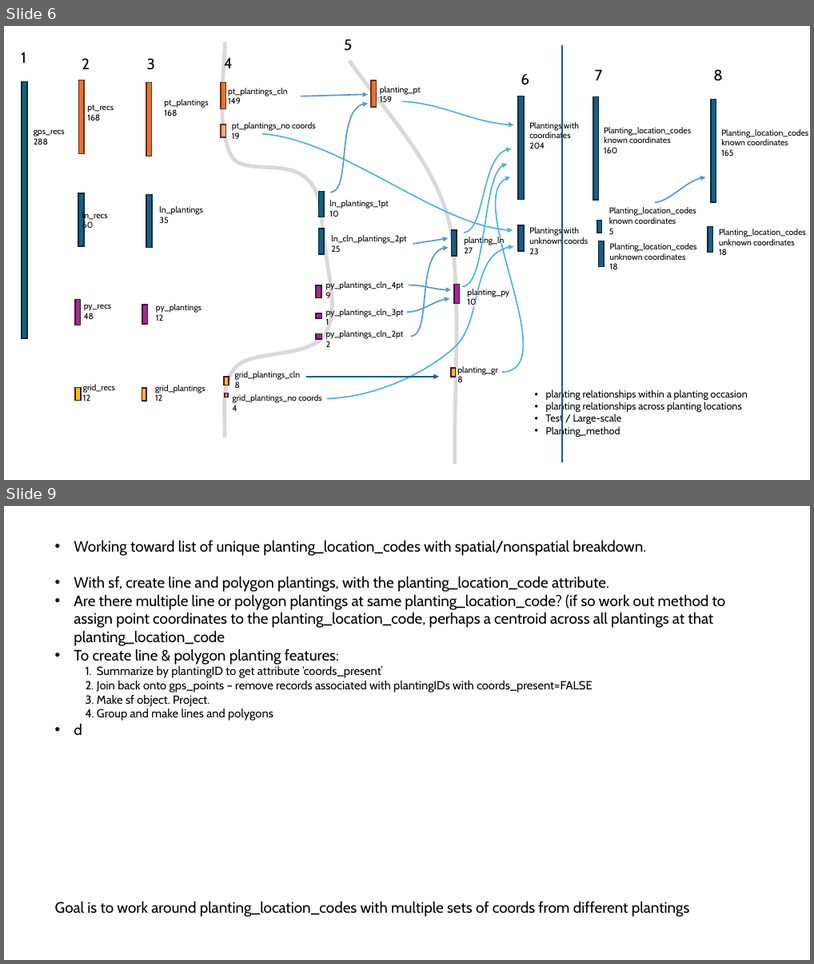
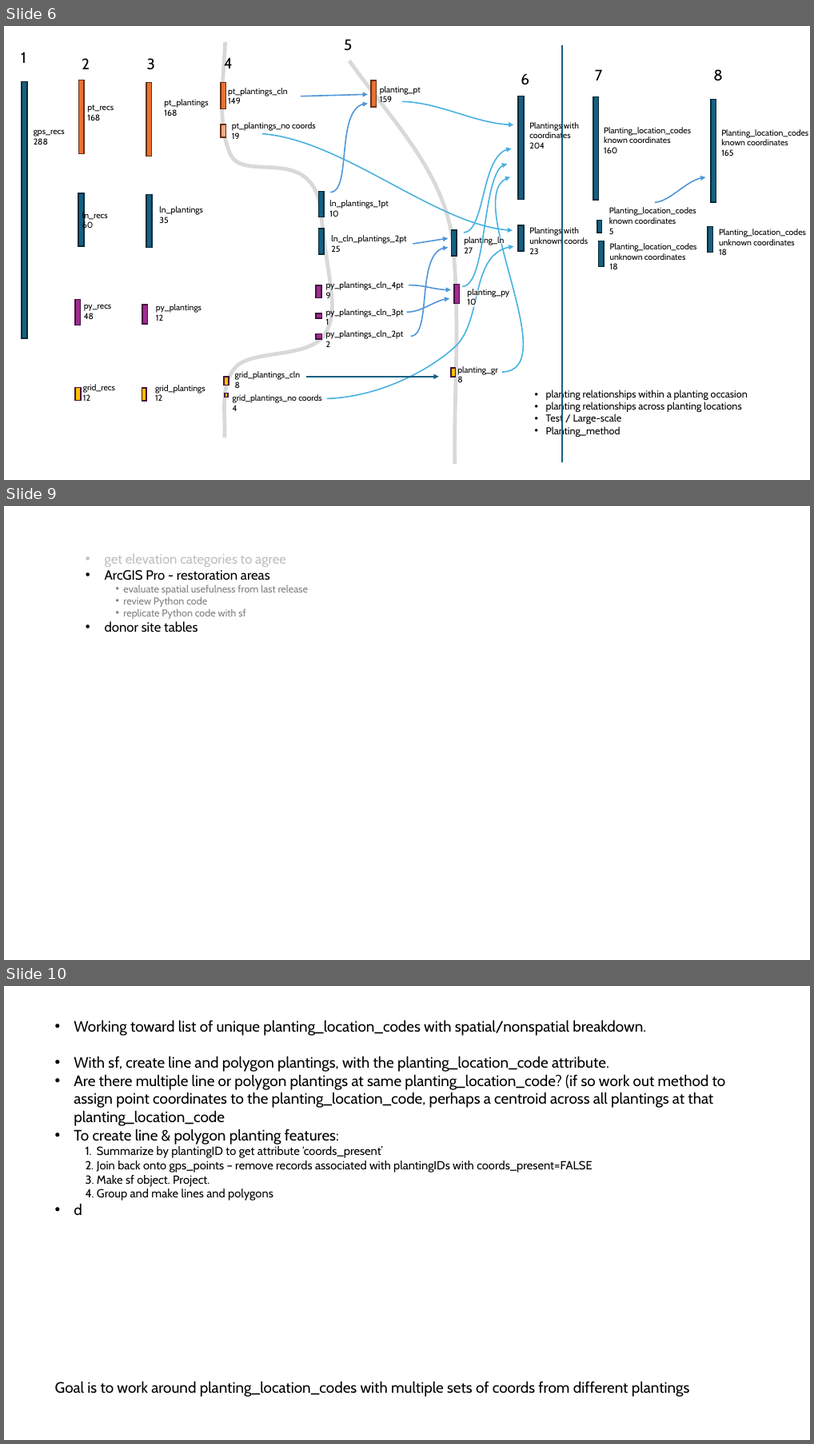
Before and after one commit to WA-Nearshore/seagrass-restoration-processing, a slide deck: docs/seagrass_restoration_storymap_notes.pptx. Shown one above the other, each under a label of ours: slides 6 and 9 before the commit, slides 6, 9 and 10 after it; the slides between them are not shown. The pictures are 814x964 and 814x1444 pixels, drawn with LibreOffice and Linux fonts; fonts in the diff are those of the drawing. Boxes give left, top, right and bottom in pixels: in the first picture for what was removed or moved away, otherwise in the second. Text is boxed around its words. In the diff, an @@ line names an element or a change of style, - is before the commit and + after.

Commit message:
Reviewing output from create_locations.

```diff
--- a/docs/seagrass_restoration_storymap_notes.pptx
+++ b/docs/seagrass_restoration_storymap_notes.pptx
@@ slide 9 added at [4, 506, 810, 960], background #FFFFFF @@
@@ text added at [105, 554, 308, 632], 12 pt, text #808080 @@
+• get elevation categories to agree
+• ArcGIS Pro - restoration areas
+  • evaluate spatial usefulness from last release
+  • review Python code
+  • replicate Python code with sf
+• donor site tables
@@ what was slide 9 is now slide 10 @@
```
Also in this commit, not shown: 3 slides changed, 33 other files.
